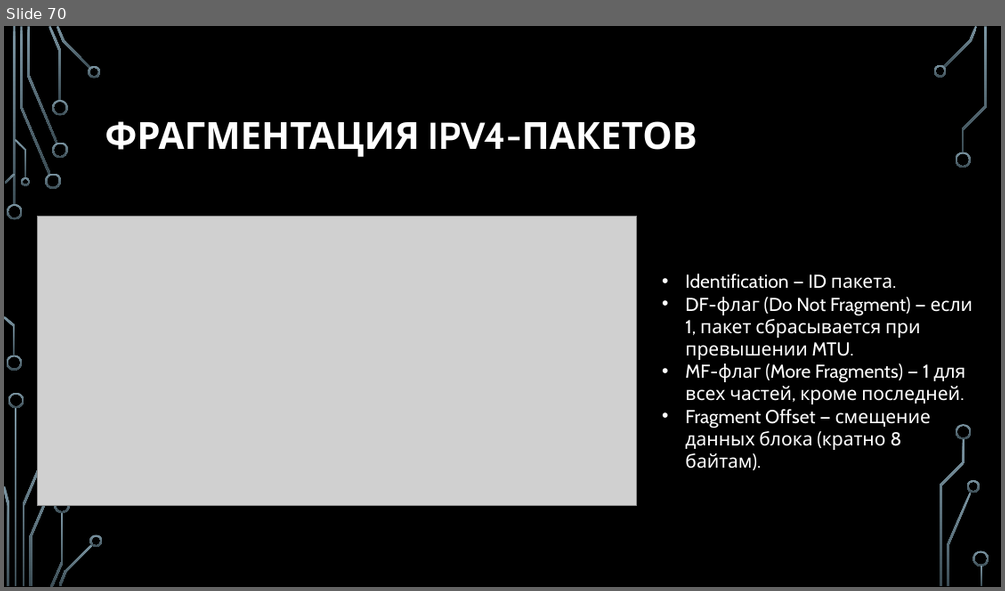
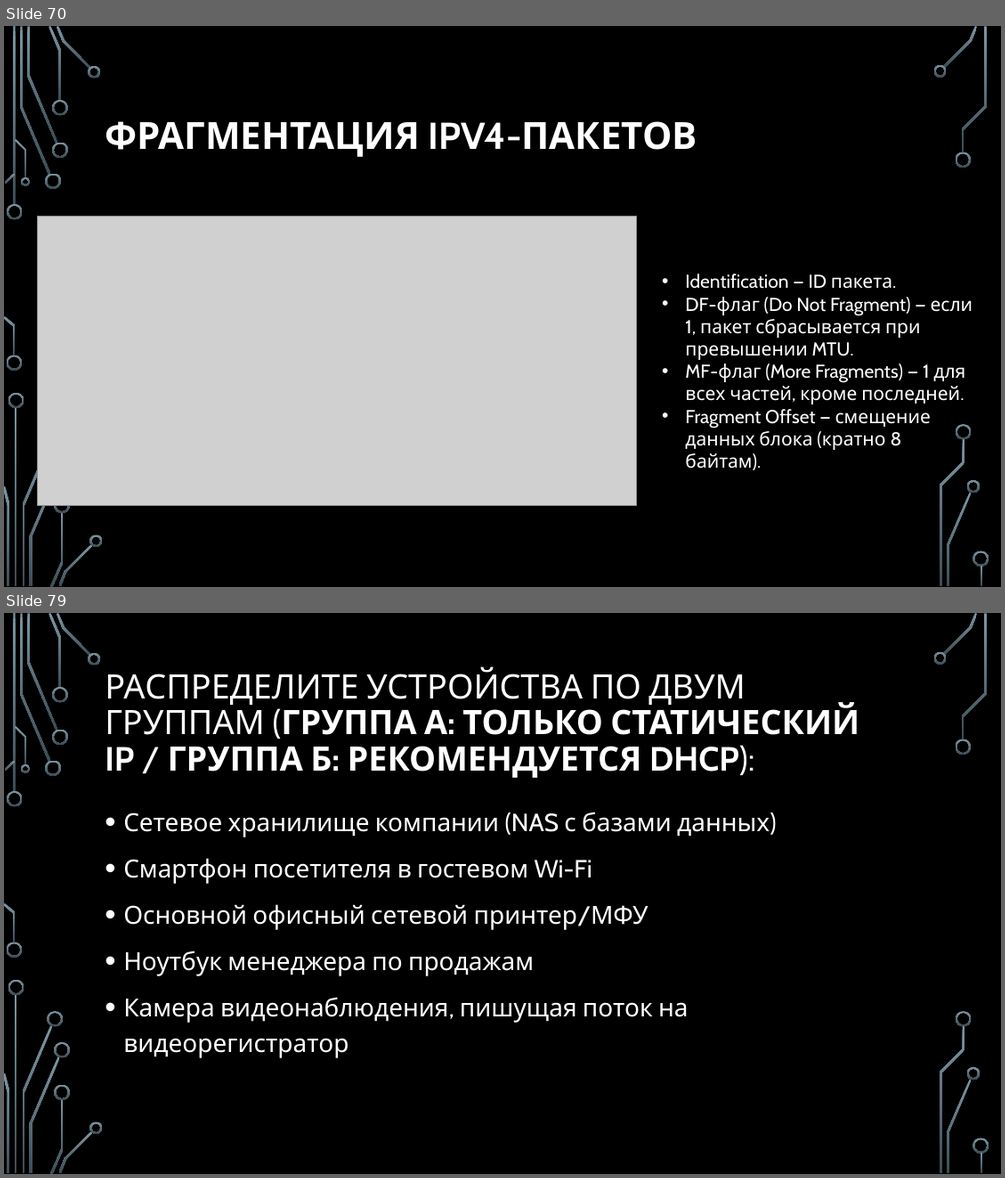
Before and after one commit to nhtgale/itn, a slide deck: 1.7 IP, Routing Basic/1.7 IP Routing Basic.pptx. Shown one above the other, each under a label of ours: slide 70 before the commit, slides 70 and 79 after it; the slides between them are not shown. The pictures are 1005x591 and 1005x1178 pixels, drawn with LibreOffice and Linux fonts; fonts in the diff are those of the drawing; grey boxes stand for pictures; background and template pictures are left out. Boxes give left, top, right and bottom in pixels: in the first picture for what was removed or moved away, otherwise in the second. Text is boxed around its words. In the diff, an @@ line names an element or a change of style, - is before the commit and + after.

```diff
--- a/1.7 IP, Routing Basic/1.7 IP Routing Basic.pptx
+++ b/1.7 IP, Routing Basic/1.7 IP Routing Basic.pptx
@@ slide 79 added at (x1=4, y1=613, x2=1001, y2=1174), background picture (left out); not listed: 34 template elements that a slide beside it also shows @@
@@ title added at (x1=105, y1=667, x2=859, y2=778), 32.4 pt, text #FFFFFF, bold @@
+РАСПРЕДЕЛИТЕ УСТРОЙСТВА ПО ДВУМ ГРУППАМ (ГРУППА А: ТОЛЬКО СТАТИЧЕСКИЙ IP / ГРУППА Б: РЕКОМЕНДУЕТСЯ DHCP):
@@ text added at (x1=123, y1=811, x2=769, y2=1058), 24 pt, text #FFFFFF @@
+• Сетевое хранилище компании (NAS с базами данных)
+• Смартфон посетителя в гостевом Wi-Fi
+• Основной офисный сетевой принтер/МФУ
+• Ноутбук менеджера по продажам
+• Камера видеонаблюдения, пишущая поток на видеорегистратор
@@ freeform shape added at (x1=48, y1=1011, x2=63, y2=1027), fill gradient #7C96A3 to #3B4C54 @@
@@ freeform shape added at (x1=54, y1=1042, x2=70, y2=1058), fill gradient #7C96A3 to #3B4C54 @@
```
Also in this commit, not shown: 8 other slides added, 3 other files.
